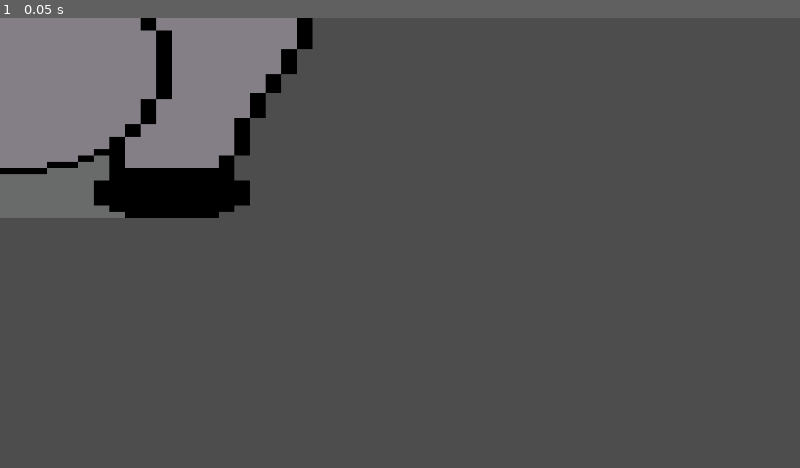
Above: before the commit, frame 1.
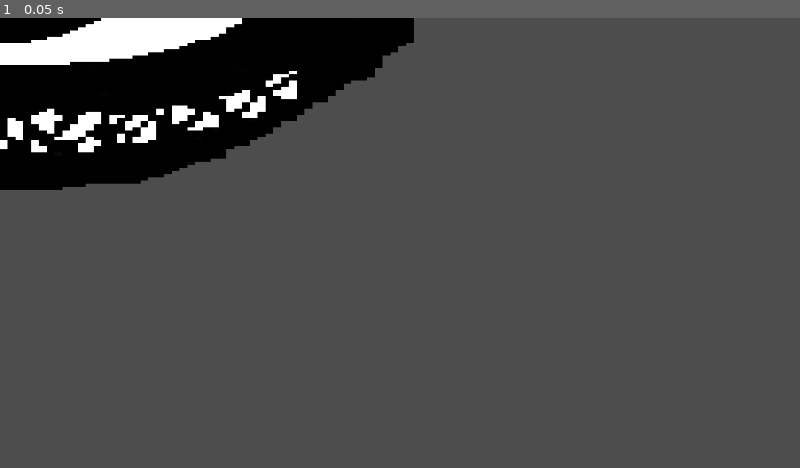
Above: after the commit, the same moment.

Repository: AwesomeYT2005/five-nights-with-monsters
Game: Godot game, scene res://scenes/enemies/phantom.tscn
Same seed, same stepped clock (60 frames per second), same inputs: the game is played once before the commit and once after it. This scene is started directly instead of the project's main scene.
Inputs:
- Up to frame 1 (0.05 s): no input

The runs differ from the first frame. In frame 1, 16% of the frame differs, in the area x 0-52%, y 0-45%.

Commit message:
New Phantom Sprite

Diff:
--- a/scenes/enemies/phantom.tscn
+++ b/scenes/enemies/phantom.tscn
@@ -1,16 +1,16 @@
 [gd_scene load_steps=4 format=3 uid="uid://cybp2s5wroj5d"]
 
-[ext_resource type="Texture2D" uid="uid://8hm136ga162b" path="res://assets/images/enemies/tempphantom.png" id="1_4xxuh"]
+[ext_resource type="Texture2D" uid="uid://k5ex1twu6c8o" path="res://assets/images/enemies/phantom.png" id="1_4xxuh"]
 
-[sub_resource type="AtlasTexture" id="AtlasTexture_0gj4p"]
+[sub_resource type="AtlasTexture" id="AtlasTexture_xraoj"]
 atlas = ExtResource("1_4xxuh")
-region = Rect2(0, 0, 64, 64)
+region = Rect2(0, 0, 128, 128)
 
 [sub_resource type="SpriteFrames" id="SpriteFrames_tymo3"]
 animations = [{
 "frames": [{
 "duration": 1.0,
-"texture": SubResource("AtlasTexture_0gj4p")
+"texture": SubResource("AtlasTexture_xraoj")
 }],
 "loop": true,
 "name": &"default",
@@ -19,6 +19,6 @@
 
 [node name="Phantom" type="AnimatedSprite2D"]
 texture_filter = 1
-scale = Vector2(25, 10)
+scale = Vector2(12.5, 5)
 sprite_frames = SubResource("SpriteFrames_tymo3")
 autoplay = "default"
Binary file added: assets/images/enemies/phantom.png
Not shown, changed: assets/images/enemies/phantom.png.import
Binary file added: assets/images/enemies/phantom1.ase
Binary file removed: assets/images/enemies/tempphantom.png
